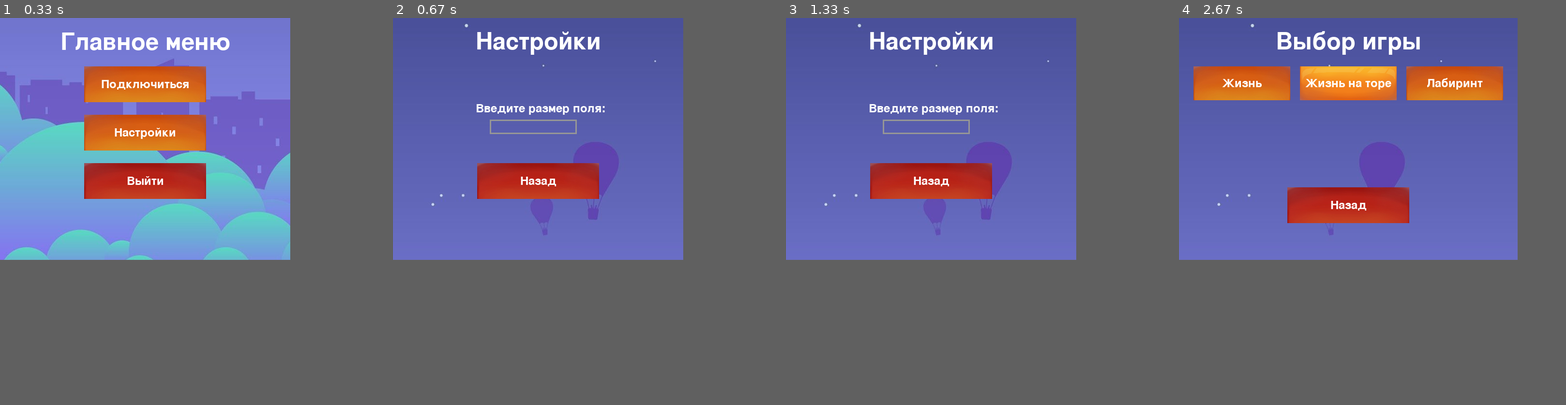
Above: before the commit, frames 1-4 (left to right).
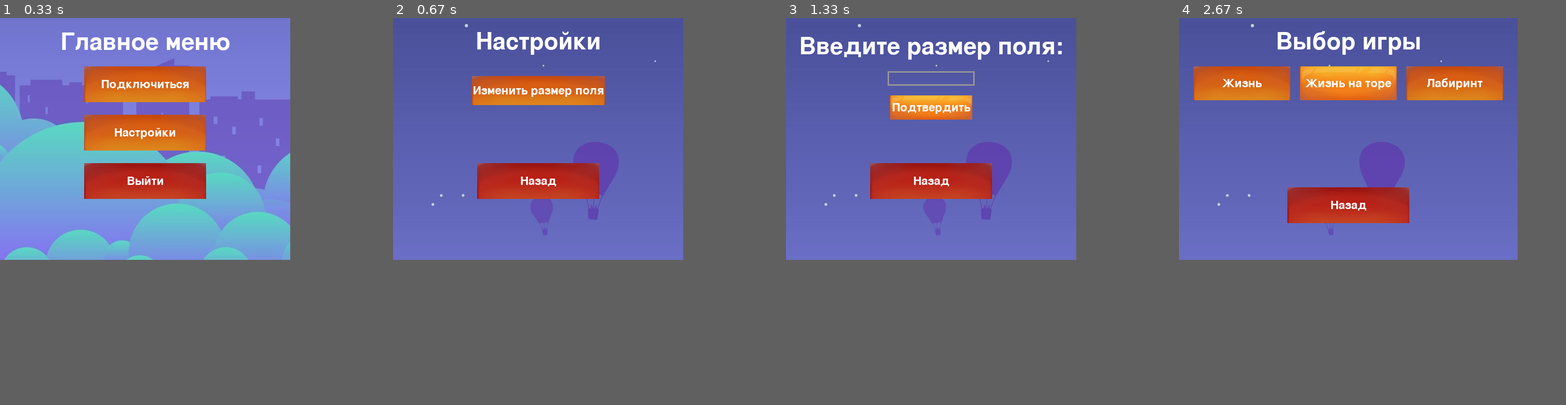
Above: after the commit, the same moments.

Repository: 12nn12/Pygame2
Game: pygame game, started from main.py
Same seed, same stepped clock (60 frames per second), same inputs: the game is played once before the commit and once after it.
Inputs (mouse positions are in pixels of both pictures, inside the frame that each line leads up to):
- Up to frame 1 (0.33 s): no input
- Up to frame 2 (0.67 s): click (540, 137) at 0.38 s
- Up to frame 3 (1.33 s): click (933, 91) at 0.72 s, where only the run after the commit has a clickable "Изменить размер поля"; click (933, 107) at 1.05 s, where only the run after the commit has a clickable "Подтвердить"
- Up to frame 4 (2.67 s): hold Esc 1.33-1.8 s; hold Esc 1.88-2.35 s; click (1314, 99) at 2.48 s

Frame 1 is identical in both runs. In frame 2, 3.1% of the frame differs, in the area x 20-55%, y 15-30%; in frame 3, 3.4%, in the area x 3-72%, y 3-30%; in frame 4, nothing differs.

Commit message:
Новое меню в настройках

Diff:
--- a/main.py
+++ b/main.py
@@ -103,7 +103,6 @@
         for y in range(self.height):
             for x in range(self.width):
                 if self.board[y][x]:
-                    # живые клетки рисуем зелеными
                     pygame.draw.rect(screen, pygame.Color("green"),
                                      (x * self.cell_size + self.left, y * self.cell_size + self.top,
                                       self.cell_size,
@@ -114,12 +113,9 @@
                                   self.cell_size), 1)
 
     def next_move(self):
-        # сохраняем поле
         tmp_board = copy.deepcopy(self.board)
-        # пересчитываем
         for y in range(self.height):
             for x in range(self.width):
-                # сумма окружающих клеток
                 s = 0
                 for dy in range(-1, 2):
                     for dx in range(-1, 2):
@@ -143,7 +139,6 @@
                         tmp_board[y][x] = 1
                     elif (s < 1 or s > 4) and self.board[y][x] == 1:
                         tmp_board[y][x] = 0
-        # обновляем поле
         self.board = copy.deepcopy(tmp_board)
 
 
@@ -162,7 +157,6 @@
     board = Life(26, 26, 10, 10, 30, random_sells, choice_life)
     random_button = ImageButton(400, 700, 252, 74, 'Рандом', './data/orange_button.jpg', './data/orange_button_1.png')
     clear_button = ImageButton(100, 700, 252, 74, 'Очистить', './data/orange_button.jpg', './data/orange_button_1.png')
-    # Включено ли обновление поля
     time_on = False
     ticks = 0
     speed = 10
@@ -190,33 +184,28 @@
                 if event.button == random_button:
                     random_sells = True
                     board = Life(26, 26, 10, 10, 30, random_sells, choice_life)
-                    button_clicked = not button_clicked  # Инвертируем флаг после нажатия
-                    # Восстанавливаем видимость и активность кнопки
+                    button_clicked = not button_clicked
                     random_button.visible = True
                     random_button.active = True
                 if event.button == clear_button:
                     random_sells = False
                     board = Life(26, 26, 10, 10, 30, random_sells, choice_life)
-                    button_clicked = not button_clicked  # Инвертируем флаг после нажатия
-                    # Восстанавливаем видимость и активность кнопки
+                    button_clicked = not button_clicked
                     clear_button.visible = True
                     clear_button.active = True
             if event.type == pygame.KEYDOWN:
                 if event.key == pygame.K_v or event.key == pygame.K_SPACE:
-                    # Если кнопка была скрыта, восстанавливаем её видимость и активность
                     if not random_button.visible:
                         random_button.visible = True
                         random_button.active = True
                         clear_button.visible = True
                         clear_button.active = True
                     else:
-                        # Иначе скрываем и делаем неактивной
                         random_button.visible = False
                         random_button.active = False
                         clear_button.visible = False
                         clear_button.active = False
                 if game_play:
-                    # Иначе скрываем и делаем неактивной
                     random_button.visible = False
                     random_button.active = False
                     clear_button.visible = False
@@ -254,8 +243,8 @@
             self.hover_image = pygame.transform.scale(self.hover_image, (width, height))
         self.rect = self.image.get_rect(topleft=(x, y))
         self.sound = None
-        self.visible = True  # Добавлен флаг видимости
-        self.active = True  # Добавлен флаг активности
+        self.visible = True
+        self.active = True
 
     def draw(self, screen):
         if self.visible:
@@ -325,9 +314,7 @@
 
 def choice_game():
     pygame.init()
-
     width, height = 700, 500
-
     screen = pygame.display.set_mode((width, height))
     pygame.display.set_caption('Выбор игры')
     main_background = pygame.image.load('./data/fon.jpg')
@@ -340,7 +327,6 @@
     running = True
     while running:
         screen.fill((0, 0, 0))
-
         screen.blit(main_background, (-800, -100))
         font = pygame.font.Font(None, 72)
         text_surfase = font.render('Выбор игры', True, (255, 255, 255))
@@ -386,22 +372,64 @@
     main_background = pygame.image.load('./data/fon.jpg')
     back_button = ImageButton(width / 2 - (252 / 2), 300, 252, 74, 'Назад', './data/red_button.jpg',
                               './data/red_button_1.jpg')
-    size_input = Input(200, 210, 180, 30)
+    size_button = ImageButton(width / 2 - (275 / 2), 120, 275, 60, 'Изменить размер поля', './data/orange_button.jpg',
+                              './data/orange_button_1.png')
     running = True
     while running:
         screen.fill((0, 0, 0))
-
         screen.blit(main_background, (-800, -100))
         font = pygame.font.Font(None, 72)
-        font1 = pygame.font.Font(None, 36)
         text_surfase = font.render('Настройки', True, (255, 255, 255))
         text_rect = text_surfase.get_rect(center=(300, 50))
+        screen.blit(text_surfase, text_rect)
+
+        for event in pygame.event.get():
+            if event.type == pygame.QUIT:
+                running = False
+                pygame.quit()
+                sys.exit()
+            if event.type == pygame.KEYDOWN:
+                if event.key == pygame.K_ESCAPE:
+                    running = False
+                    main_menu()
+            if event.type == pygame.USEREVENT:
+                if event.button == back_button:
+                    running = False
+                    main_menu()
+                if event.button == size_button:
+                    running = False
+                    settings_menu_size()
+            for btn in [back_button, size_button]:
+                btn.handle_event(event)
+        for btn in [back_button, size_button]:
+            btn.check_hover(pygame.mouse.get_pos())
+            btn.draw(screen)
+
+        pygame.display.flip()
+
+
+def settings_menu_size():
+    pygame.init()
+
+    width, height = 600, 500
+
+    screen = pygame.display.set_mode((width, height))
+    pygame.display.set_caption('Настройка размера')
+    main_background = pygame.image.load('./data/fon.jpg')
+    back_button = ImageButton(width / 2 - (252 / 2), 300, 252, 74, 'Назад', './data/red_button.jpg',
+                              './data/red_button_1.jpg')
+    confirm_button = ImageButton(width / 2 - (170 / 2), 160, 170, 50, 'Подтвердить', './data/orange_button.jpg',
+                                 './data/orange_button_1.png')
+    size_input = Input(width / 2 - (180 / 2), 110, 180, 30)
+    running = True
+    while running:
+        screen.fill((0, 0, 0))
+        screen.blit(main_background, (-800, -100))
+        font1 = pygame.font.Font(None, 72)
         text_sive = font1.render('Введите размер поля:', True, (255, 255, 255))
-        text_rect1 = text_surfase.get_rect(center=(300, 200))
+        text_rect1 = text_sive.get_rect(center=(300, 60))
         screen.blit(text_sive, text_rect1)
-        screen.blit(text_surfase, text_rect)
         size_input.draw(screen)
-
         for event in pygame.event.get():
             size_input.handle_event(event)
             if event.type == pygame.QUIT:
@@ -411,14 +439,16 @@
             if event.type == pygame.KEYDOWN:
                 if event.key == pygame.K_ESCAPE:
                     running = False
-                    main_menu()
+                    settings_menu()
             if event.type == pygame.USEREVENT:
                 if event.button == back_button:
                     running = False
-                    main_menu()
-            for btn in [back_button]:
+                    settings_menu()
+                if event.button == confirm_button:
+                    ...
+            for btn in [back_button, confirm_button]:
                 btn.handle_event(event)
-        for btn in [back_button]:
+        for btn in [back_button, confirm_button]:
             btn.check_hover(pygame.mouse.get_pos())
             btn.draw(screen)
 
